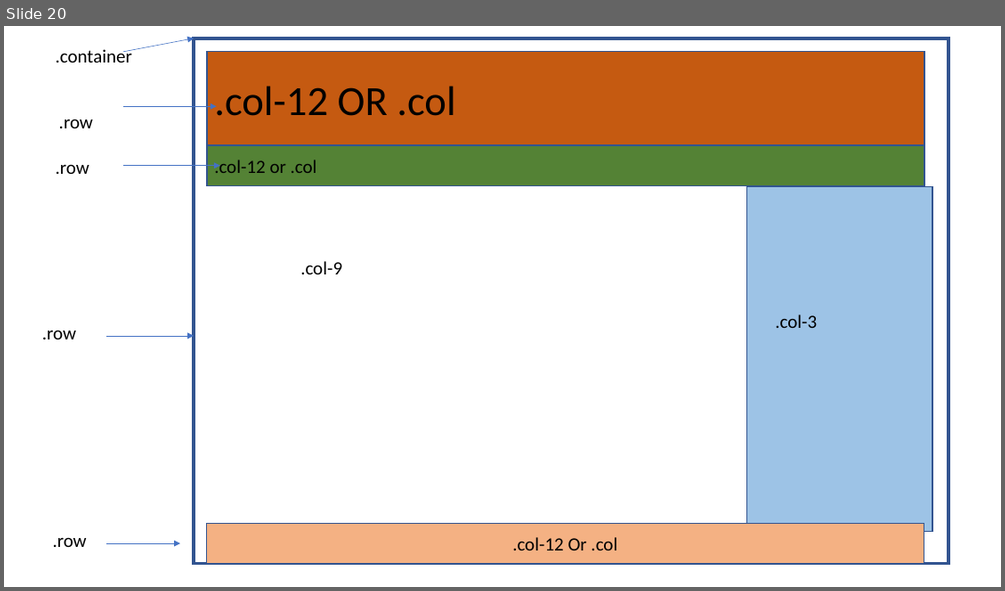
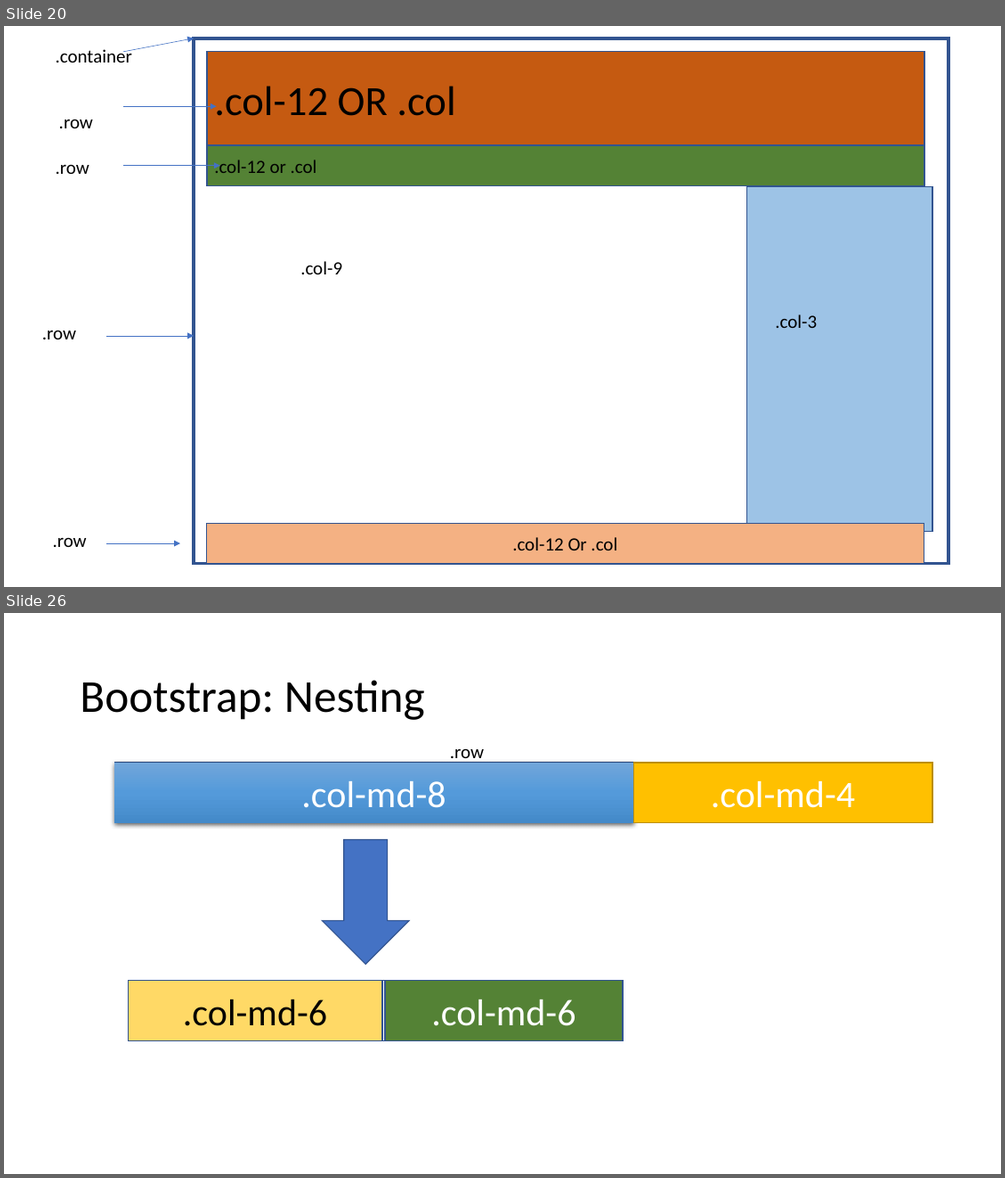
Before and after one commit to PiyushChaturvedii/Batch04, a slide deck: What is Bootstrap.pptx. Shown one above the other, each under a label of ours: slide 20 before the commit, slides 20 and 26 after it; the slides between them are not shown. The pictures are 1005x591 and 1005x1178 pixels, drawn with LibreOffice and Linux fonts; fonts in the diff are those of the drawing. Boxes give left, top, right and bottom in pixels: in the first picture for what was removed or moved away, otherwise in the second. Text is boxed around its words. In the diff, an @@ line names an element or a change of style, - is before the commit and + after.

```diff
--- a/What is Bootstrap.pptx
+++ b/What is Bootstrap.pptx
@@ slide 26 added at bbox=[4, 613, 1001, 1174], background #FFFFFF @@
@@ title added at bbox=[80, 680, 425, 720], 44 pt, text #000000 @@
+Bootstrap: Nesting
@@ rectangle added at bbox=[114, 763, 933, 823], fill #FFFFFF, outline #325491 1 pt @@
@@ rectangle added at bbox=[114, 763, 633, 823], fill gradient #71A6DB to #559BDB to #448ACA, 36 pt, text #FFFFFF @@
+.col-md-8
@@ text added at bbox=[450, 748, 484, 763], 18 pt, text #000000 @@
+.row
@@ rectangle added at bbox=[633, 763, 933, 823], fill #FFC000, outline #BD8E00 1 pt, 36 pt, text #FFFFFF @@
+.col-md-4
@@ down arrow added at bbox=[322, 840, 409, 964], fill #4472C4, outline #325491 1 pt @@
@@ rectangle added at bbox=[128, 981, 620, 1041], outline #325491 1 pt @@
@@ rectangle added at bbox=[128, 981, 382, 1041], fill #FFD966, outline #325491 1 pt, 36 pt, text #000000 @@
+.col-md-6
@@ rectangle added at bbox=[385, 981, 623, 1041], fill #548235, outline #325491 1 pt, 36 pt, text #FFFFFF @@
+.col-md-6
```
Also in this commit, not shown: 5 other slides added, 3 other files.
